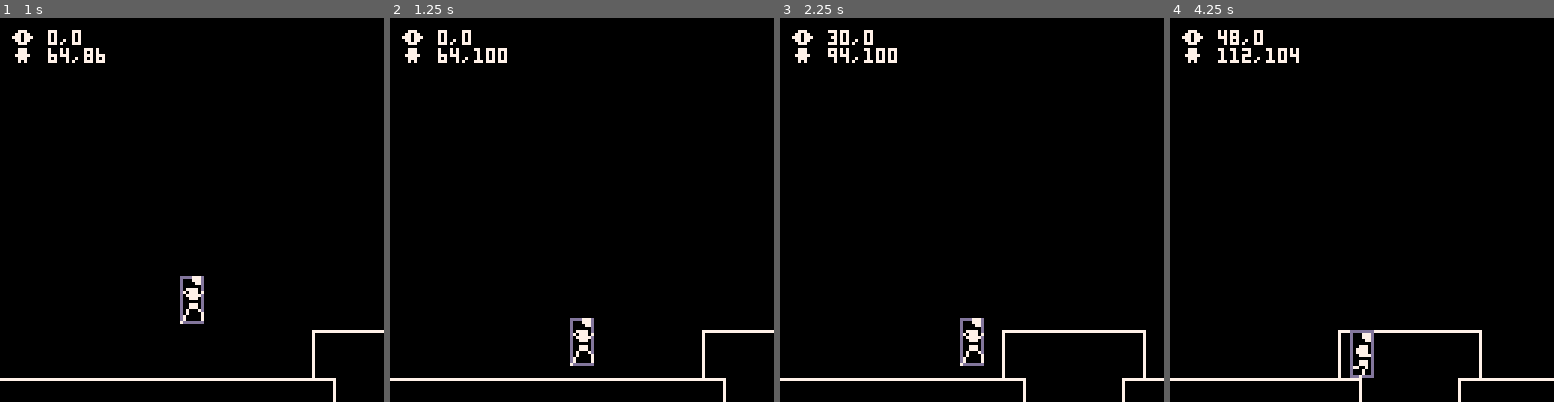
Above: before the commit, frames 1-4 (left to right).
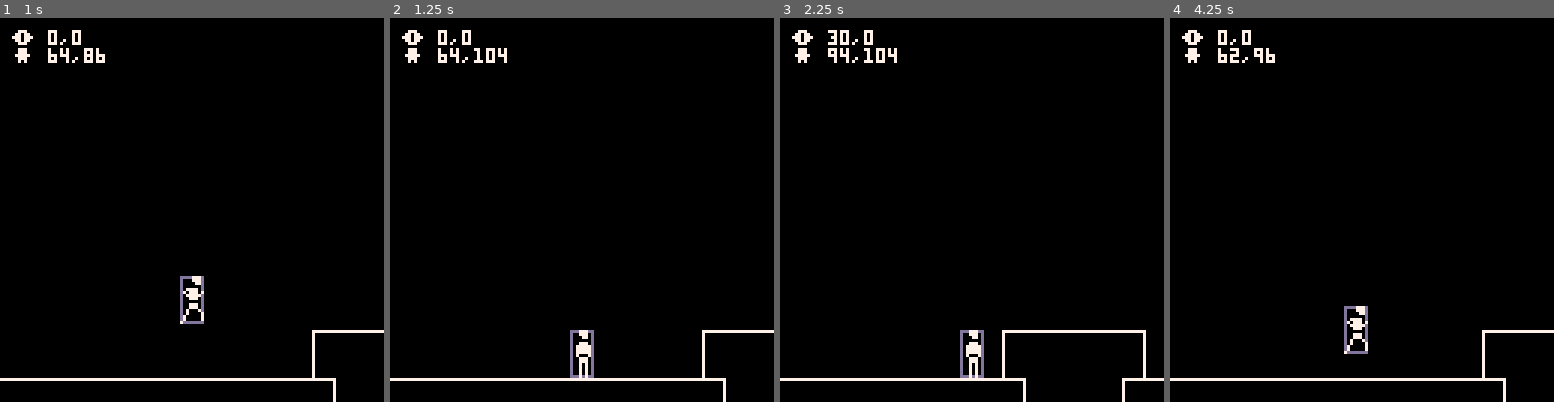
Above: after the commit, the same moments.

Repository: kivlor/android-escape
Game: PICO-8 cartridge escape.p8
The game is run twice, just before and just after one commit, with the same random seed, the same clock (stepped at 60 frames per second) and the same inputs.
Inputs:
- Up to frame 1 (1 s): tap O (Z key) at 0.7 s
- Up to frame 2 (1.25 s): no input
- Up to frame 3 (2.25 s): hold Right 1.6-2.1 s; tap O (Z key) at 1.7, 2.1 s
- Up to frame 4 (4.25 s): hold Right 2.47-3.03 s; tap O (Z key) every 0.4 s from 2.5 to 4.1 s; hold Left 3.08-3.58 s; hold Right from 4.02 s (still down)

Frame 1 is identical in both runs. In frame 2, 0.5% of the frame differs, in the area x 28-54%, y 7-94%; in frame 3, 0.5%; in frame 4, 2.6%, in the area x 12-100%, y 3-100%.

Commit message:
working on jump

Diff:
--- a/escape.p8
+++ b/escape.p8
@@ -10,7 +10,7 @@
 
 	cam={x=0,y=0}
 
-	wld={w=256,h=128}
+	wld={w=512,h=128}
 
 	fir={}
 	for i=0,wld.w do
@@ -48,15 +48,19 @@
 	local f=plr.f
 	local m=plr.m
 	local d=plr.d
+	local j=plr.j
 
 	rect(x-4,y,x+3,y+15,13)
 
 	local r=false
 	if d=="l" then r=true end
 
-	if collflr()==false then
+	if j!=false and j>6 then
 		spr(5,x-4,y,1,1,r)
 		spr(21,x-4,y+8,1,1,r)
+	elseif collflr()==false then
+		spr(10,x-4,y,1,1,r)
+		spr(26,x-4,y+8,1,1,r)
 	else
 		spr(4+f,x-4,y,1,1,r)
 		spr(20+f,x-4,y+8,1,1,r)
@@ -88,6 +92,7 @@
 end
 
 function updateplr()
+	--input
 	if btn(0) then
 		plr.d="l"
 		plr.m=true
@@ -113,6 +118,7 @@
 		end
 	end
 
+	--movement
 	if plr.m==true then
 		if plr.f==0 then
 			plr.f=1
@@ -125,6 +131,7 @@
 		end
 	end
 
+	--jump
 	if plr.j!=false then
 		plr.j-=1
 
@@ -137,9 +144,9 @@
 
 	if collflr()==false then
 		if plr.j==false then
-			plr.y+=2
+			plr.y+=3
 		elseif plr.j<=6 then
-			plr.y+=2
+			plr.y+=3
 		end
 	end
 
@@ -171,22 +178,22 @@
 end
 
 __gfx__
-00000000777777777777777777777777000777000000777000000000000000000000000000007770000000000000000000000000000000000000000000000000
-00000000700000000000000000000007000777000000777000007770000000000000777000007770000000000000000000000000000000000000000000000000
-00077000700000000000000000000007000077000000077000007770000077700000777000000770000000000000000000000000000000000000000000000000
+00000000777777777777777777777777000777000000777000000000000000000000000000007770000077700000000000000000000000000000000000000000
+00000000700000000000000000000007000777000000777000007770000000000000777000007770000077700000000000000000000000000000000000000000
+00077000700000000000000000000007000077000000077000007770000077700000777000000770000007700000000000000000000000000000000000000000
 00700700700000000000000000000007000000000000000000000770000077700000077000000000000000000000000000000000000000000000000000000000
-00700700700000000000000000000007000777000077770000000000000007700000000000777700000000000000000000000000000000000000000000000000
-00077000700000000000000000000007007777700707770700077700000000000007770007077700000000000000000000000000000000000000000000000000
-00000000700000000000000000000007007777700077777000777700000777000077770007077707000000000000000000000000000000000000000000000000
-00000000700000000000000000000007007777700007770000777777000777000077770000777770000000000000000000000000000000000000000000000000
+00700700700000000000000000000007000777000077770000000000000007700000000000777700007777000000000000000000000000000000000000000000
+00077000700000000000000000000007007777700707770700077700000000000007770007077700070777070000000000000000000000000000000000000000
+00000000700000000000000000000007007777700077777000777700000777000077770007077707007777700000000000000000000000000000000000000000
+00000000700000000000000000000007007777700007770000777777000777000077770000777770000777000000000000000000000000000000000000000000
 00055000700000000000000000000007007000700000000000077700007777000007777000000000000000000000000000000000000000000000000000000000
-00055000700000000000000000000007000777000007770000000000000777700000000000077700000000000000000000000000000000000000000000000000
-00055000700000000000000000000007000777000007770000077700000000000007770000077770000000000000000000000000000000000000000000000000
-55555555700000000000000000000007000707000070007000077700000777000007770000070700000000000000000000000000000000000000000000000000
-55555555700000000000000000000007000707000070000700070070070777000770070000077000000000000000000000000000000000000000000000000000
-00055000700000000000000000000007000707000700000777700007007700700000700000070000000000000000000000000000000000000000000000000000
-00055000700000000000000000000007000707000700000700000007000700700000700000700000000000000000000000000000000000000000000000000000
-00055000700000000000000000000007000707007000000000000007000000700007000007000000000000000000000000000000000000000000000000000000
+00055000700000000000000000000007000777000007770000000000000777700000000000077700000777000000000000000000000000000000000000000000
+00055000700000000000000000000007000777000007770000077700000000000007770000077770000777000000000000000000000000000000000000000000
+55555555700000000000000000000007000707000070007000077700000777000007770000070700000700700000000000000000000000000000000000000000
+55555555700000000000000000000007000707000070000700070070070777000770070000077000000700700000000000000000000000000000000000000000
+00055000700000000000000000000007000707000700000777700007007700700000700000070000007000700000000000000000000000000000000000000000
+00055000700000000000000000000007000707000700000700000007000700700000700000700000007007000000000000000000000000000000000000000000
+00055000700000000000000000000007000707007000000000000007000000700007000007000000070007000000000000000000000000000000000000000000
 55555555700000000000000000000007000000000000000000000000000000000000000000000000000000000000000000000000000000000000000000000000
 50000005700000000000000000000007000000000000000000000000000000000000000000000000000000000000000000000000000000000000000000000000
 50000005700000000000000000000007000000000000000000000000000000000000000000000000000000000000000000000000000000000000000000000000
@@ -316,9 +323,9 @@
 0000000000000000000000000000000000000000000000000000000000000000000000000000000000000000000000000000000000000000000000000000000000000000000000000000000000000000000000000000000000000000000000000000000000000000000000000000000000000000000000000000000000000000
 0000000000000000000000000000000000000000000000000000000000000000000000000000000000000000000000000000000000000000000000000000000000000000000000000000000000000000000000000000000000000000000000000000000000000000000000000000000000000000000000000000000000000000
 0000000000000000000000000000000000000000000000000000000000000000000000000000000000000000000000000000000000000000000000000000010202030000000000000000000000000000000000000000000000000000000000000000000000000000000000000000000000000000000000000000000000000000
-0000000000000000000000000000000000000000000000000000000000000000000102020203000000000000000000000000000000000000000000000102020202020203000000000000000000000000000000000000000000000000000000000000000000000000000000000000000000000000000000000000000000000000
-0000000000000000000000000001020202020300000000000000000000000001020202020202020300000000000000000000000000000000000001020202020202020202020300000000000000000000000000000000000000000000000000000000000000000000000000000000000000000000000000000000000000000000
-0000000000000000000000000011121212121300000000000000000000010202031212120102020300000000000000000000000000000000010202030000000000000000010202030000000000000000000000000000000000000000000000000000000000000000000000000000000000000000000000000000000000000000
+0000000000000000000000000000000000000000000000000000000000000001030000000103000000000000000000000000000000000000000000000102020202020203000000000000000000000000000000000000000000000000000000000000000000000000000000000000000000000000000000000000000000000000
+0000000000000000000000000001020202020300000000000000000000000102030000000102030000000000000000000000000000000000000001020202020202020202020300000000000000000000000000000000000000000000000000000000000000000000000000000000000000000000000000000000000000000000
+0000000000000000000000000011121212121300000000000000000000010202031200000102020300000000000000000000000000000000010202030000000000000000010202030000000000000000000000000000000000000000000000000000000000000000000000000000000000000000000000000000000000000000
 0202020202020202020202020203000000000102020202020202020202020202031212120102020202020202020202030000000001020202020202020203000000000102020202030000000000000001000000000000000000000000000000000000000000000000000000000000000000000000000000000000000000000000
 0000000000000000000000000000000000000000000000000000000000000000000000000000000000000000000000000000000000000000000000000000000000000000000000000000000000000000000000000000000000000000000000000000000000000000000000000000000000000000000000000000000000000000
 0000000000000000000000000000000000000000000000000000000000000000000000000000000000000000000000000000000000000000000000000000000000000000000000000000000000000000000000000000000000000000000000000000000000000000000000000000000000000000000000000000000000000000
